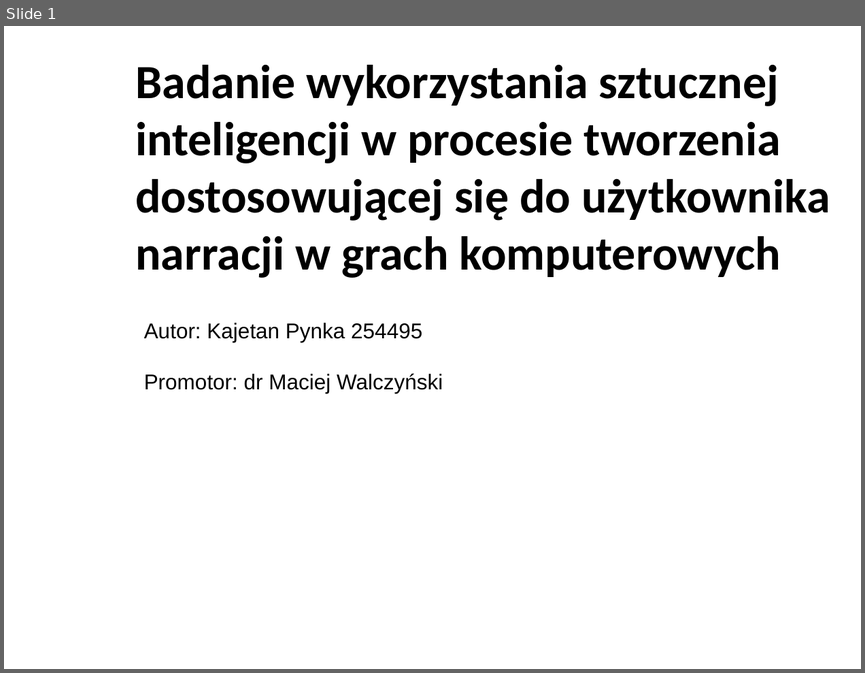
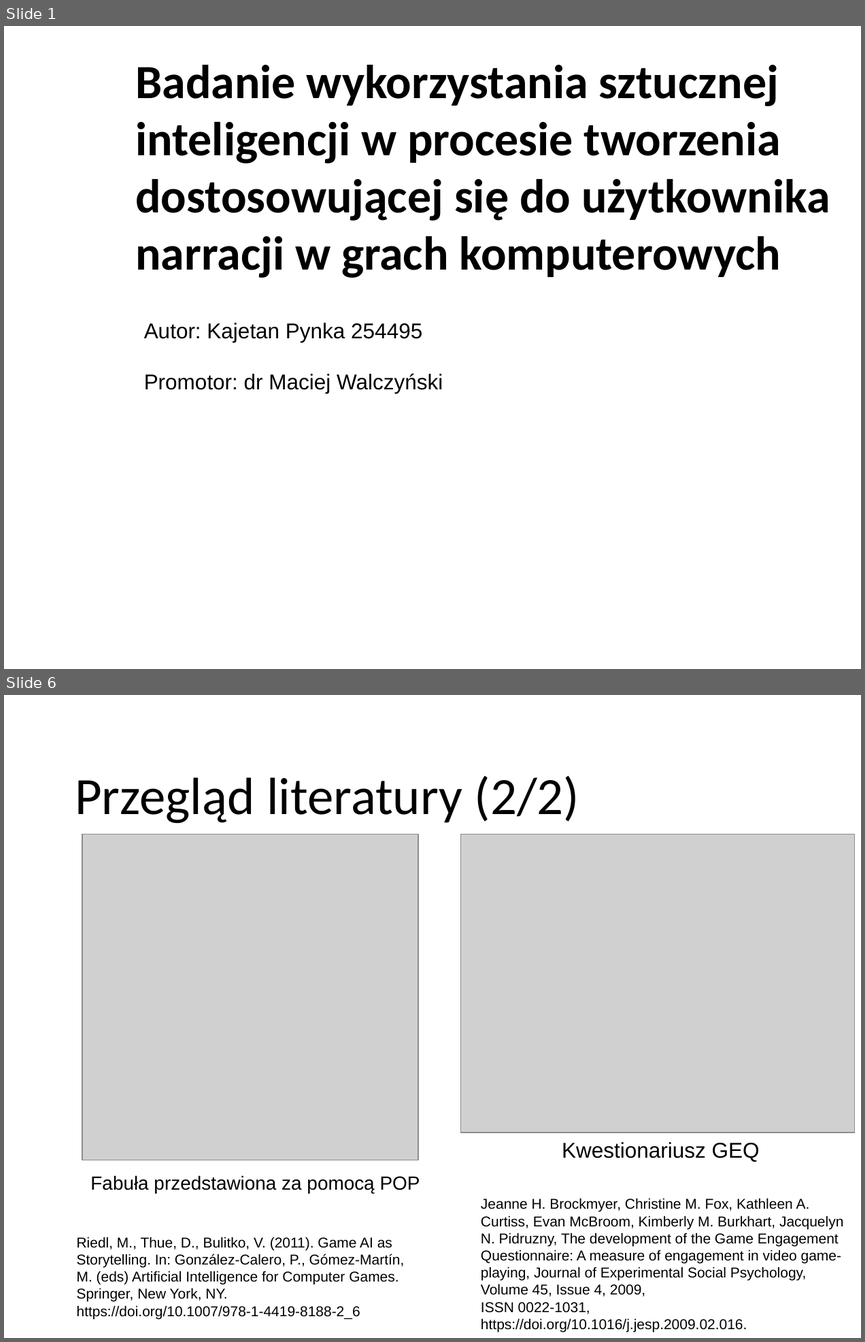
Before and after one commit to KyattPL/masters-backup, a slide deck: Seminarium Dyplomowe/Seminarium dyplomowe - prezka 2.pptx. Shown one above the other, each under a label of ours: slide 1 before the commit, slides 1 and 6 after it; the slides between them are not shown. The pictures are 865x673 and 865x1342 pixels, drawn with LibreOffice and Linux fonts; fonts in the diff are those of the drawing; grey boxes stand for pictures; background and template pictures are left out. Boxes give left, top, right and bottom in pixels: in the first picture for what was removed or moved away, otherwise in the second. Text is boxed around its words. In the diff, an @@ line names an element or a change of style, - is before the commit and + after.

```diff
--- a/Seminarium Dyplomowe/Seminarium dyplomowe - prezka 2.pptx
+++ b/Seminarium Dyplomowe/Seminarium dyplomowe - prezka 2.pptx
@@ slide 6 added at [4,695,861,1338], background picture (left out) @@
@@ text added at [75,776,579,824], 44 pt, text #000000 @@
+Przegląd literatury (2/2)
@@ picture added at [82,834,418,1159] @@
@@ picture added at [461,834,855,1132] @@
@@ text added at [562,1142,759,1161], 18 pt, text #000000 @@
+Kwestionariusz GEQ
@@ text added at [90,1175,420,1193], 16 pt, text #000000 @@
+Fabuła przedstawiona za pomocą POP
@@ text added at [481,1198,843,1331], 12 pt, text #000000 @@
+Jeanne H. Brockmyer, Christine M. Fox, Kathleen A. Curtiss, Evan McBroom, Kimberly M. Burkhart, Jacquelyn N. Pidruzny, The development of the Game Engagement Questionnaire: A measure of engagement in video game-playing, Journal of Experimental Social Psychology, Volume 45, Issue 4, 2009,
+ISSN 0022-1031, https://doi.org/10.1016/j.jesp.2009.02.016.
@@ text added at [77,1236,405,1319], 12 pt, text #000000 @@
+Riedl, M., Thue, D., Bulitko, V. (2011). Game AI as Storytelling. In: González-Calero, P., Gómez-Martín, M. (eds) Artificial Intelligence for Computer Games. Springer, New York, NY.
+https://doi.org/10.1007/978-1-4419-8188-2_6
@@ page number added at [77,1305,360,1319], 10 pt, text #FFFFFF @@
+6
```
Also in this commit, not shown: 7 slides changed, 3 other slides added, 4 slides removed, 1 other file.
